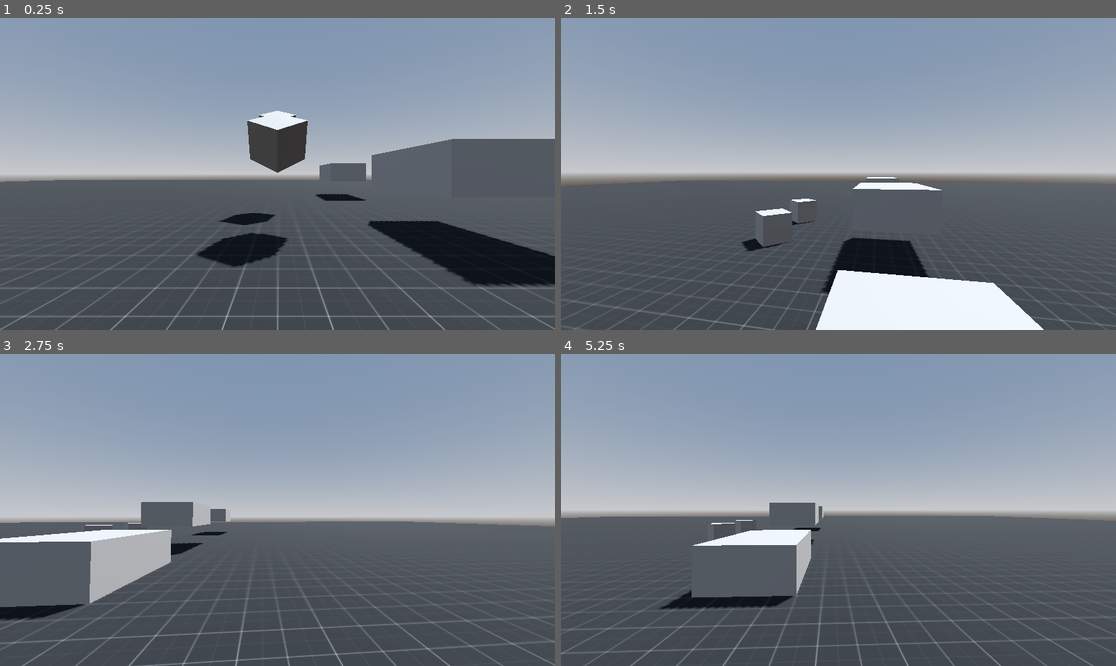
Above: before the commit, frames 1-4 (two rows, left to right).
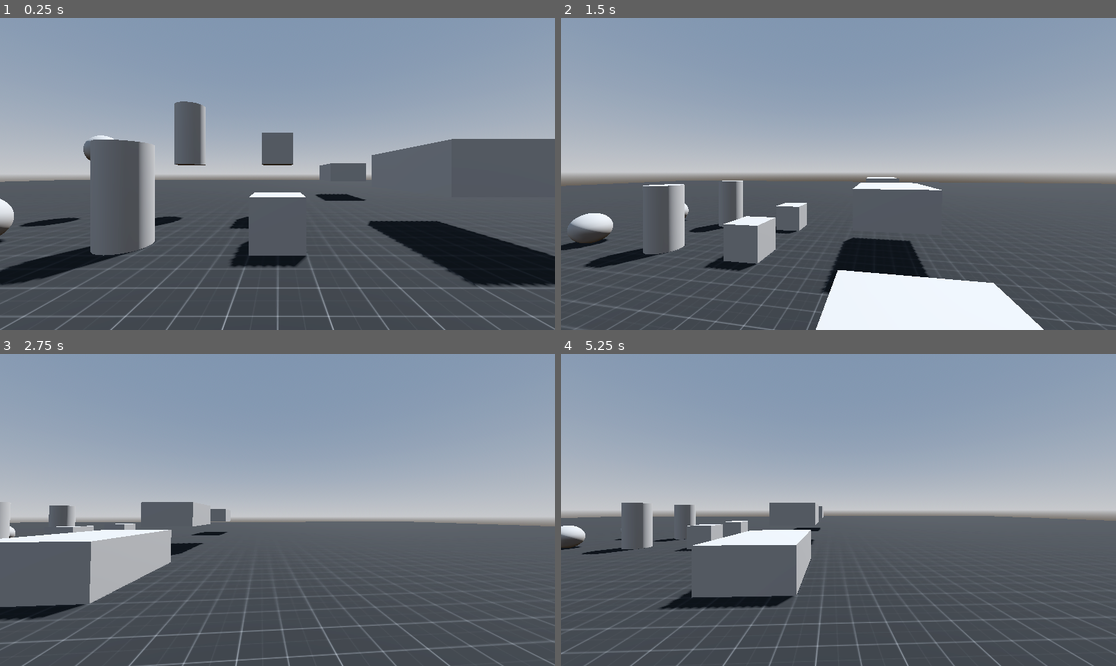
Above: after the commit, the same moments.

Repository: Radian6405/Rescale
Game: Godot game, scene res://levels/sandbox.tscn
Two runs of this game, one before a commit and one after it. Both use one fixed random seed, a clock stepped at 60 frames per second and the inputs below.
Inputs (mouse positions are in pixels of both pictures, inside the frame that each line leads up to):
- Up to frame 1 (0.25 s): no input
- Up to frame 2 (1.5 s): move the mouse to (866, 174) at 0.52 s; press the mouse at (866, 174) at 0.53 s; hold D (move_right) 0.53-1.28 s; tap Space (jump) at 0.77 s; move the mouse to (810, 174) at 1.27 s; release the mouse at (810, 174) at 1.28 s; hold S (move_back) from 1.28 s (still down); tap W (move_front) at 1.35 s
- Up to frame 3 (2.75 s): tap Space (jump) at 1.52 s; move the mouse to (288, 503) at 2.02 s; release S (move_back) at 2.03 s; hold D (move_right) from 2.03 s (still down); hold Shift (sprint) from 2.03 s (still down)
- Up to frame 4 (5.25 s): move the mouse to (832, 516) at 2.77 s; release Shift (sprint) at 2.78 s; click (832, 516) at 2.85 s; tap Space (jump) at 3.02, 3.77, 4.52 s; move the mouse to (877, 513) at 3.52 s; release D (move_right) at 3.53 s; hold A (move_left) 3.53-5.03 s; tap W (move_front) at 3.6 s; move the mouse to (794, 506) at 4.27 s; tap Shift (sprint) at 4.35 s; move the mouse to (844, 510) at 5.02 s; press the mouse at (844, 510) at 5.03 s; hold S (move_back) from 5.03 s (still down)

The runs differ from the first frame. In frame 1, 7.8% of the frame differs, in the area x 0-56%, y 26-86%; in frame 2, 3.0%; in frame 3, 0.5%; in frame 4, 1.1%.

Commit message:
feat: added multiple pickup objects of different shapes

Diff:
--- a/levels/sandbox.tscn
+++ b/levels/sandbox.tscn
@@ -1,8 +1,10 @@
-[gd_scene load_steps=7 format=3 uid="uid://c23ohca6y10b5"]
+[gd_scene load_steps=9 format=3 uid="uid://c23ohca6y10b5"]
 
 [ext_resource type="PackedScene" uid="uid://brfkej0x7u71m" path="res://player/player.tscn" id="1_3w358"]
 [ext_resource type="Material" uid="uid://c64l14y8yw7rg" path="res://assets/materials/sandbox.tres" id="1_gbfu8"]
-[ext_resource type="PackedScene" uid="uid://cxvgbq6ybos6v" path="res://scenes/pickups/pickup.tscn" id="3_4408b"]
+[ext_resource type="PackedScene" uid="uid://b2sllf85saywo" path="res://scenes/pickups/cube_pickup.tscn" id="3_wjlvh"]
+[ext_resource type="PackedScene" uid="uid://m4osbyi6q6ct" path="res://scenes/pickups/cylinder_pickup.tscn" id="4_d86n2"]
+[ext_resource type="PackedScene" uid="uid://b7w7om0kedcoi" path="res://scenes/pickups/sphere_pickup.tscn" id="5_qpkbb"]
 
 [sub_resource type="ProceduralSkyMaterial" id="ProceduralSkyMaterial_bt8c8"]
 sky_horizon_color = Color(0.64625, 0.65575, 0.67075, 1)
@@ -37,11 +39,25 @@
 
 [node name="PickupsManager" type="Node3D" parent="."]
 
-[node name="pickup" parent="PickupsManager" instance=ExtResource("3_4408b")]
-transform = Transform3D(1, 0, 0, 0, 1, 0, 0, 0, 1, 0, 2.5, -5)
+[node name="pickup" parent="PickupsManager" instance=ExtResource("3_wjlvh")]
+transform = Transform3D(1, 0, 0, 0, 1, 0, 0, 0, 1, 0, 0.5, -4)
 
-[node name="pickup2" parent="PickupsManager" instance=ExtResource("3_4408b")]
-transform = Transform3D(1, 0, 0, 0, 1, 0, 0, 0, 1, 0, 3.5, -8)
+[node name="pickup2" parent="PickupsManager" node_paths=PackedStringArray("collidor") instance=ExtResource("3_wjlvh")]
+transform = Transform3D(1, 0, 0, 0, 1, 0, 0, 0, 1, 0, 2.5, -7)
+collidor = NodePath("../pickup/CollisionShape3D")
+
+[node name="pickup3" parent="PickupsManager" instance=ExtResource("4_d86n2")]
+transform = Transform3D(1, 0, 0, 0, 1, 0, 0, 0, 1, -3, 1, -4)
+
+[node name="pickup4" parent="PickupsManager" node_paths=PackedStringArray("collidor") instance=ExtResource("4_d86n2")]
+transform = Transform3D(1, 0, 0, 0, 1, 0, 0, 0, 1, -3, 3, -7)
+collidor = NodePath("../pickup3/CollisionShape3D")
+
+[node name="pickup5" parent="PickupsManager" instance=ExtResource("5_qpkbb")]
+transform = Transform3D(1, 0, 0, 0, 1, 0, 0, 0, 1, -6, 0.5, -4)
+
+[node name="pickup6" parent="PickupsManager" instance=ExtResource("5_qpkbb")]
+transform = Transform3D(1, 0, 0, 0, 1, 0, 0, 0, 1, -6, 2.5, -7)
 
 [node name="LevelContent" type="Node3D" parent="."]
 
--- /dev/null
+++ b/scenes/pickups/cube_pickup.tscn
@@ -0,0 +1,16 @@
+[gd_scene load_steps=4 format=3 uid="uid://b2sllf85saywo"]
+
+[ext_resource type="PackedScene" uid="uid://cxvgbq6ybos6v" path="res://scenes/pickups/pickup.tscn" id="1_xopmh"]
+
+[sub_resource type="BoxMesh" id="BoxMesh_rit65"]
+
+[sub_resource type="BoxShape3D" id="BoxShape3D_4fjgb"]
+
+[node name="cube_pickup" node_paths=PackedStringArray("collidor") instance=ExtResource("1_xopmh")]
+collidor = NodePath("CollisionShape3D")
+
+[node name="MeshInstance3D" type="MeshInstance3D" parent="." index="0"]
+mesh = SubResource("BoxMesh_rit65")
+
+[node name="CollisionShape3D" type="CollisionShape3D" parent="." index="1"]
+shape = SubResource("BoxShape3D_4fjgb")
--- /dev/null
+++ b/scenes/pickups/cylinder_pickup.tscn
@@ -0,0 +1,16 @@
+[gd_scene load_steps=4 format=3 uid="uid://m4osbyi6q6ct"]
+
+[ext_resource type="PackedScene" uid="uid://cxvgbq6ybos6v" path="res://scenes/pickups/pickup.tscn" id="1_8d2lp"]
+
+[sub_resource type="CylinderMesh" id="CylinderMesh_hxt81"]
+
+[sub_resource type="CylinderShape3D" id="CylinderShape3D_wul50"]
+
+[node name="cylinder_pickup" node_paths=PackedStringArray("collidor") instance=ExtResource("1_8d2lp")]
+collidor = NodePath("CollisionShape3D")
+
+[node name="MeshInstance3D" type="MeshInstance3D" parent="." index="0"]
+mesh = SubResource("CylinderMesh_hxt81")
+
+[node name="CollisionShape3D" type="CollisionShape3D" parent="." index="1"]
+shape = SubResource("CylinderShape3D_wul50")
--- a/scenes/pickups/pickup.gd
+++ b/scenes/pickups/pickup.gd
@@ -2,7 +2,7 @@
 
 class_name pickup_object
 
-@onready var collidor: CollisionShape3D = $collidor
+@export var collidor: CollisionShape3D
 
 func handle_grab()-> void:
 	print("pick")
--- a/scenes/pickups/pickup.tscn
+++ b/scenes/pickups/pickup.tscn
@@ -1,18 +1,6 @@
-[gd_scene load_steps=4 format=3 uid="uid://cxvgbq6ybos6v"]
+[gd_scene load_steps=2 format=3 uid="uid://cxvgbq6ybos6v"]
 
 [ext_resource type="Script" path="res://scenes/pickups/pickup.gd" id="1_mdafl"]
 
-[sub_resource type="BoxMesh" id="BoxMesh_dhxqu"]
-
-[sub_resource type="BoxShape3D" id="BoxShape3D_vm2fl"]
-
 [node name="pickup" type="RigidBody3D" groups=["pickups"]]
 script = ExtResource("1_mdafl")
-
-[node name="MeshInstance3D" type="MeshInstance3D" parent="."]
-transform = Transform3D(0.707107, 0, -0.707107, -0.353553, 0.866025, -0.353553, 0.612372, 0.5, 0.612372, 0, 0, 0)
-mesh = SubResource("BoxMesh_dhxqu")
-
-[node name="collidor" type="CollisionShape3D" parent="."]
-transform = Transform3D(0.707107, 0, -0.707107, -0.353553, 0.866025, -0.353553, 0.612372, 0.5, 0.612372, 0, 0, 0)
-shape = SubResource("BoxShape3D_vm2fl")
--- /dev/null
+++ b/scenes/pickups/sphere_pickup.tscn
@@ -0,0 +1,16 @@
+[gd_scene load_steps=4 format=3 uid="uid://b7w7om0kedcoi"]
+
+[ext_resource type="PackedScene" uid="uid://cxvgbq6ybos6v" path="res://scenes/pickups/pickup.tscn" id="1_mel4g"]
+
+[sub_resource type="SphereMesh" id="SphereMesh_t3n0h"]
+
+[sub_resource type="SphereShape3D" id="SphereShape3D_kt2qk"]
+
+[node name="sphere_pickup" node_paths=PackedStringArray("collidor") instance=ExtResource("1_mel4g")]
+collidor = NodePath("CollisionShape3D")
+
+[node name="MeshInstance3D" type="MeshInstance3D" parent="." index="0"]
+mesh = SubResource("SphereMesh_t3n0h")
+
+[node name="CollisionShape3D" type="CollisionShape3D" parent="." index="1"]
+shape = SubResource("SphereShape3D_kt2qk")
